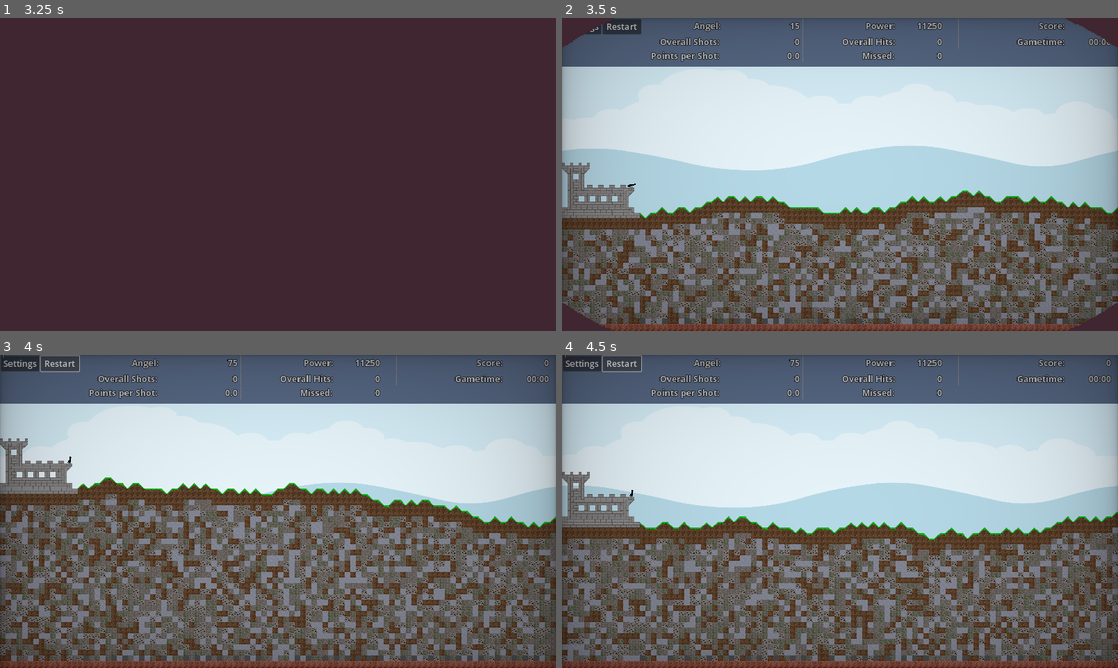
Above: before the commit, frames 1-4 (two rows, left to right).
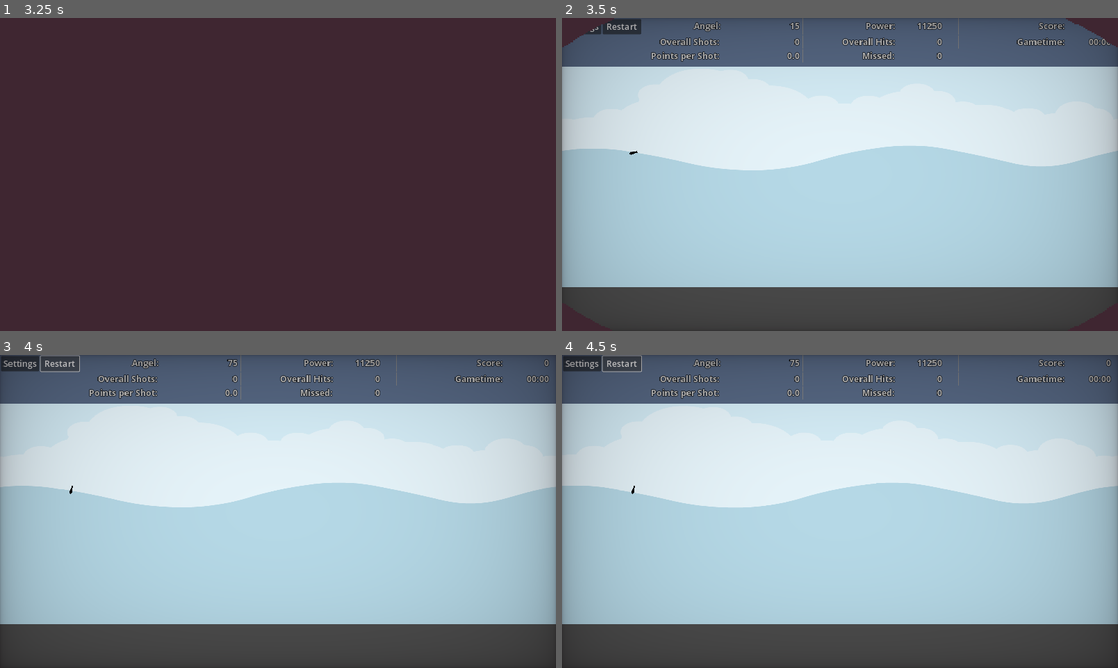
Above: after the commit, the same moments.

Repository: Coding-4Fun/Just4Fun_Mini_Shootergame
Game: Godot game, scene res://UI/MainMenuUI/MainMenuUI.tscn
Same seed, same stepped clock (60 frames per second), same inputs: the game is played once before the commit and once after it.
Inputs:
- Up to frame 1 (3.25 s): click "Play" at 0.5 s; click "Max Play Time" at 1.25 s; click "Max Play Time" at 2 s; click "Start Game" at 2.75 s
- Up to frame 2 (3.5 s): no input
- Up to frame 3 (4 s): click "Restart" at 3.5 s
- Up to frame 4 (4.5 s): click "Restart" at 4.25 s

Frame 1 is identical in both runs. In frame 2, 37% of the frame differs, in the area x 0-100%, y 42-100%; in frame 3, 53%, in the area x 0-100%, y 0-100%; in frame 4, 43%.
Error before the commit: Attempt to call function 'get_as_text' in base 'null instance' on a null instance. (res://Globals/GameConfig/config.gd:78)
Error after the commit: Parse Error: Identifier "world_tiles_x" not declared in the current scope. (res://MainGameScene/terrain_layer/layer_terrain.gd:7)

Commit message:
Ren: var's world_tiles_x / _y to world_tiles_count and change type to vector2i

Diff:
--- a/MainGameScene/terrain_layer/tilemaplayer_base.gd
+++ b/MainGameScene/terrain_layer/tilemaplayer_base.gd
@@ -1,7 +1,7 @@
 extends TileMapLayer
 class_name TileMapLayerBase
 
-var tile_size:Vector2 = Vector2(16.0,16.0)
+@onready var tile_size:Vector2i = tile_set.tile_size
 
 @onready var screensize:Vector2 = get_viewport().get_visible_rect().size
 @onready var midrange:float = screensize.y
@@ -21,8 +21,6 @@
 
 # ToDo: Change to Vector2i(x,y)
 var world_tiles_count : Vector2i = Vector2i()
-var world_tiles_x : int
-var world_tiles_y : int
 var screenratio : float
 var min_terrain_height : int
 var max_terrain_height : int
